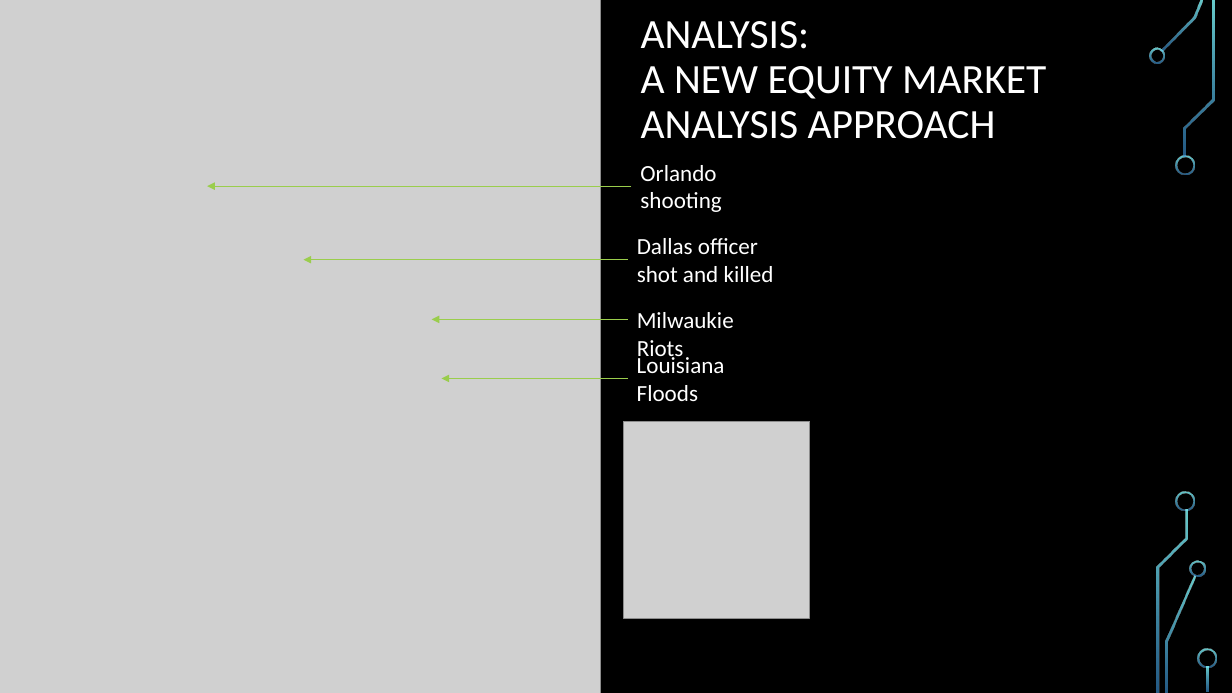
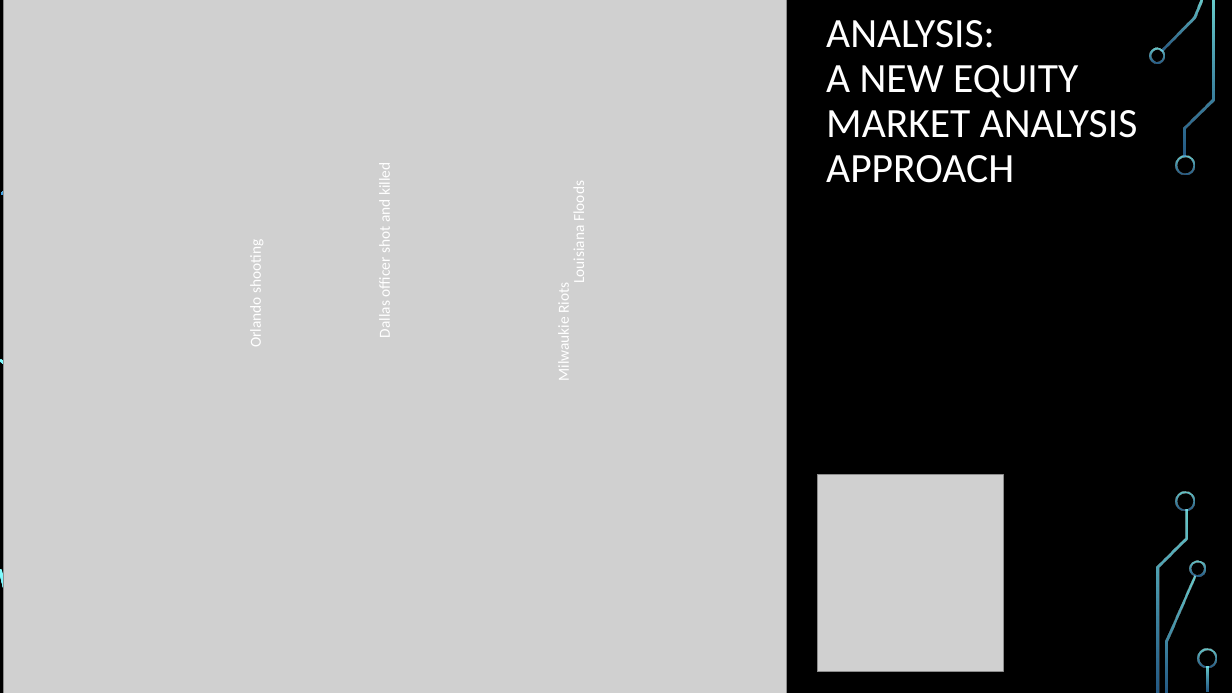
Before and after one commit to djserna/7330-Group-Project, a slide deck: slide 15 of Presentation/MSDS_7330_Group_Project_Presentation.pptx (slide 16 before the commit). Drawn at 1232x693 pixels with LibreOffice and Linux fonts; fonts in the diff are those of the drawing; grey boxes stand for pictures; background and template pictures are left out. Boxes give left, top, right and bottom in pixels: in the first picture for what was removed or moved away, otherwise in the second. Text is boxed around its words. In the diff, an @@ line names an element or a change of style, - is before the commit and + after.

Commit message:
Title and Graph Names Update

```diff
--- a/Presentation/MSDS_7330_Group_Project_Presentation.pptx
+++ b/Presentation/MSDS_7330_Group_Project_Presentation.pptx
@@ picture: place and size @@
-picture at box(0, 0, 601, 693)
+picture at box(4, 0, 787, 693)
@@ title "ANALYSIS: A NEW EQUITY MARKET ..." rewrapped from box(641, 21, 1046, 139) to box(826, 20, 1138, 183) @@
@@ text "Dallas officer shot and killed": place and size @@
-text "Dallas officer shot and killed" at box(637, 238, 774, 282)
+text "Dallas officer shot and killed" at box(375, 167, 394, 337)
@@ size 18 to 12 pt; rotation 0 to 270 degrees in 4 elements at box(246, 244, 265, 346), box(375, 167, 394, 337), box(554, 285, 573, 379), box(570, 187, 589, 282) @@
@@ text "Louisiana Floods": place and size @@
-text "Louisiana Floods" at box(637, 353, 725, 401)
+text "Louisiana Floods" at box(570, 187, 589, 282)
@@ arrow removed from (631, 186) to (207, 186) @@
@@ freeform shape added at box(4, 220, 23, 239), fill gradient #82FFFF to #3D97DE @@
@@ text "Orlando shooting": place and size @@
-text "Orlando shooting" at box(640, 165, 721, 212)
+text "Orlando shooting" at box(246, 244, 265, 346)
@@ arrow removed from (628, 260) to (304, 260) @@
@@ text "Milwaukie Riots": place and size @@
-text "Milwaukie Riots" at box(637, 312, 734, 362)
+text "Milwaukie Riots" at box(554, 285, 573, 379)
@@ arrow removed from (628, 320) to (432, 320) @@
@@ arrow removed from (628, 379) to (442, 379) @@
@@ freeform shape added at box(3, 407, 22, 426), fill gradient #82FFFF to #3D97DE @@
@@ freeform shape added at box(6, 453, 25, 472), fill gradient #82FFFF to #3D97DE @@
@@ picture: place and size @@
-picture at box(624, 421, 810, 618)
+picture at box(817, 475, 1003, 672)
```
Also in this commit, not shown: 12 other slides changed, 1 slide removed.
